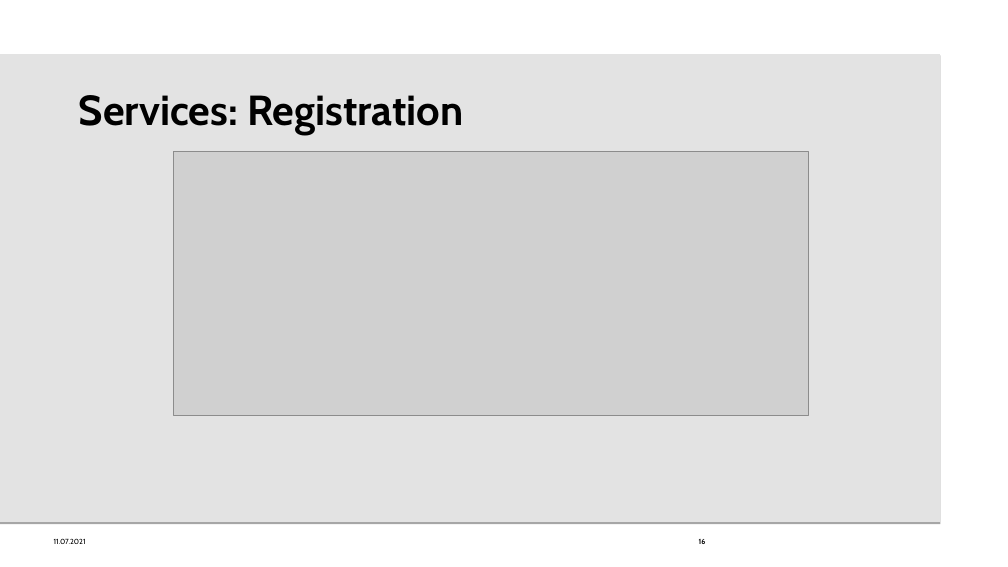
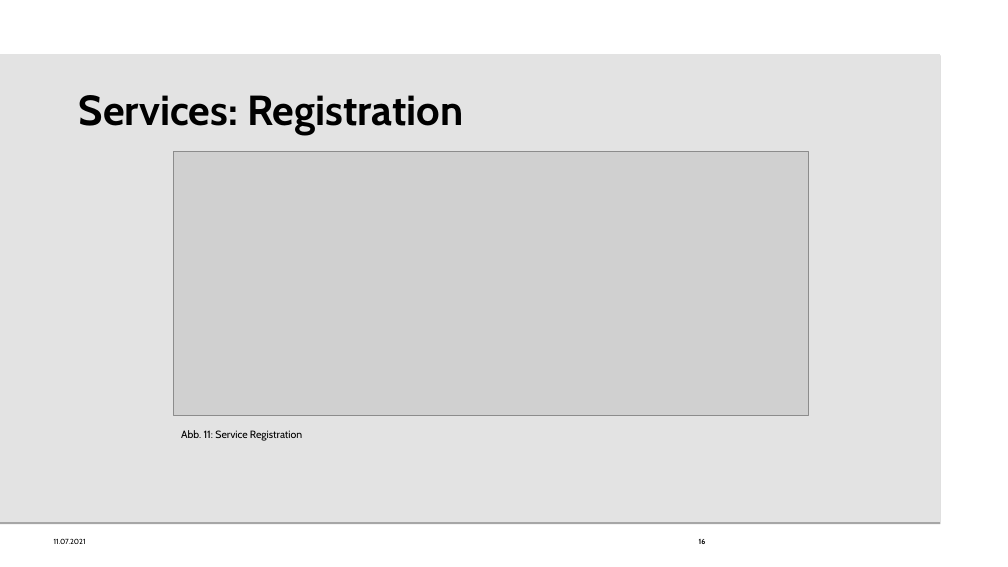
Before and after one commit to elehshl/mqtt_exercise_2021, a slide deck: slide 16 of presentation/MQTT_Exercise.odp. Drawn at 1008x567 pixels with LibreOffice and Linux fonts; fonts in the diff are those of the drawing; grey boxes stand for pictures; background and template pictures are left out. Boxes give left, top, right and bottom in pixels: in the first picture for what was removed or moved away, otherwise in the second. Text is boxed around its words. In the diff, an @@ line names an element or a change of style, - is before the commit and + after.

```diff
--- a/presentation/MQTT_Exercise.odp
+++ b/presentation/MQTT_Exercise.odp
@@ text added at <box>181,430,302,441</box>, 10 pt, text #000000 @@
+Abb. 11: Service Registration
```
Also in this commit, not shown: 2 other slides changed, 1 slide added.
